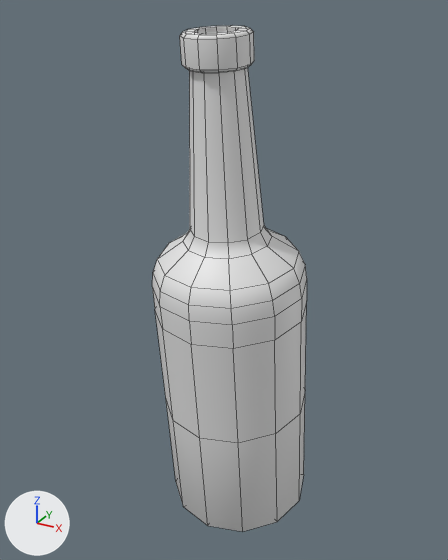
An edit to the FBX model CleanupClash/Import/SM_GlassBottle_A_.fbx, drawn before and after from the same camera.
One viewpoint serves both versions: a 50 mm camera at (0.568, -1.115, 1.099) aimed at (-0.023, -0.041, 0.562). Every picture has the same lights, and +X, +Y and +Z are marked at lower left. Mesh edges are drawn as thin lines. Materials are left out; every surface is plain grey.
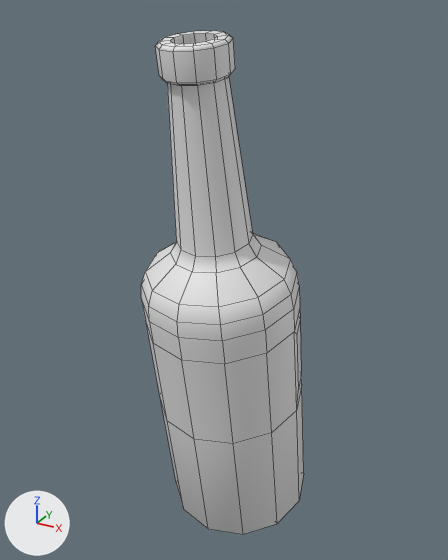
Commit message: Updated Bottle

Where the change shows, as pixel boxes [x1, y1, x2, y2] in the pictures (448 x 560 px):
'pCylinder4', reshaped, turned
    before: [152, 25, 307, 532]
    after: [141, 31, 304, 534]
part 1 of me_mesh, built on
    before: [155, 301, 307, 532]
    after: [146, 309, 304, 534]

Diff of the bpy script that builds the scene:
```diff
--- a/CleanupClash/Import/SM_GlassBottle_A_.fbx.py
+++ b/CleanupClash/Import/SM_GlassBottle_A_.fbx.py
@@ me_mesh @@
 # used by ob_pcylinder4; location = (0.0, 0.0, 0.0); rotation_euler = (1.674, 0.0, 0.0), in degrees (96, 0, 0); scale = (0.00168, 0.00168, 0.00168)
-me_mesh.from_pydata(...)  # 182 vertices, 192 faces; spans x -97.0..97.0, y 0.0..635.0, z -97.0..97.0
+me_mesh.from_pydata(...)  # 196 vertices, 206 faces; spans x -97.0..97.0, y 0.0..635.0, z -97.0..97.0
+# me_mesh part 1
+# 6 faces are deleted
+# 12 vertices in x -97.0..97.0, y 163.0, z -97.0..97.0 move by (0.0, 16.0, 0.0)
+# 4 vertices are added at (92.0, 288.0, -17.0), (92.0, 196.0, -17.0), (-92.0, 288.0, -17.0), (-92.0, 196.0, -17.0)
+# 5 new vertices lie (0.0, -18.0, 0.0) away from vertices in x -84.0..84.0, y 306.0, z -97.0..-48.0
+# 5 new vertices lie (0.0, 17.0, 0.0) away from vertices in x -84.0..84.0, y 163.0, z -97.0..-48.0
+# 20 new faces join them
@@ ob_pcylinder4 @@
 ob_pcylinder4.location = (0.0, 0.0, 0.0)
-ob_pcylinder4.rotation_euler = (1.674, 0.0, 0.0)  # degrees (96, 0, 0)
+ob_pcylinder4.rotation_euler = (1.745, 0.0, 0.0)  # degrees (100, 0, 0)
 ob_pcylinder4.scale = (0.00168, 0.00168, 0.00168)
```
